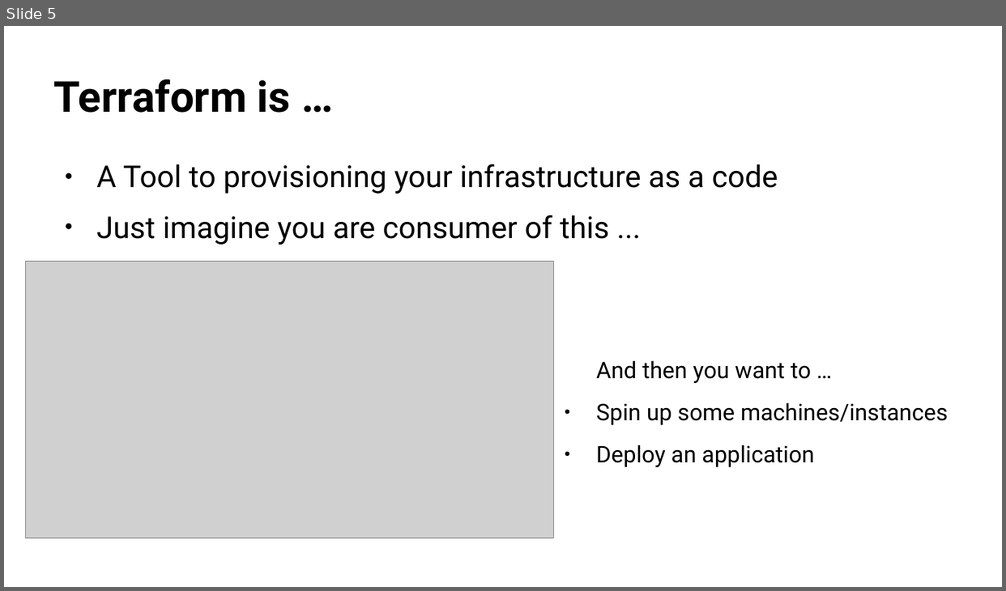
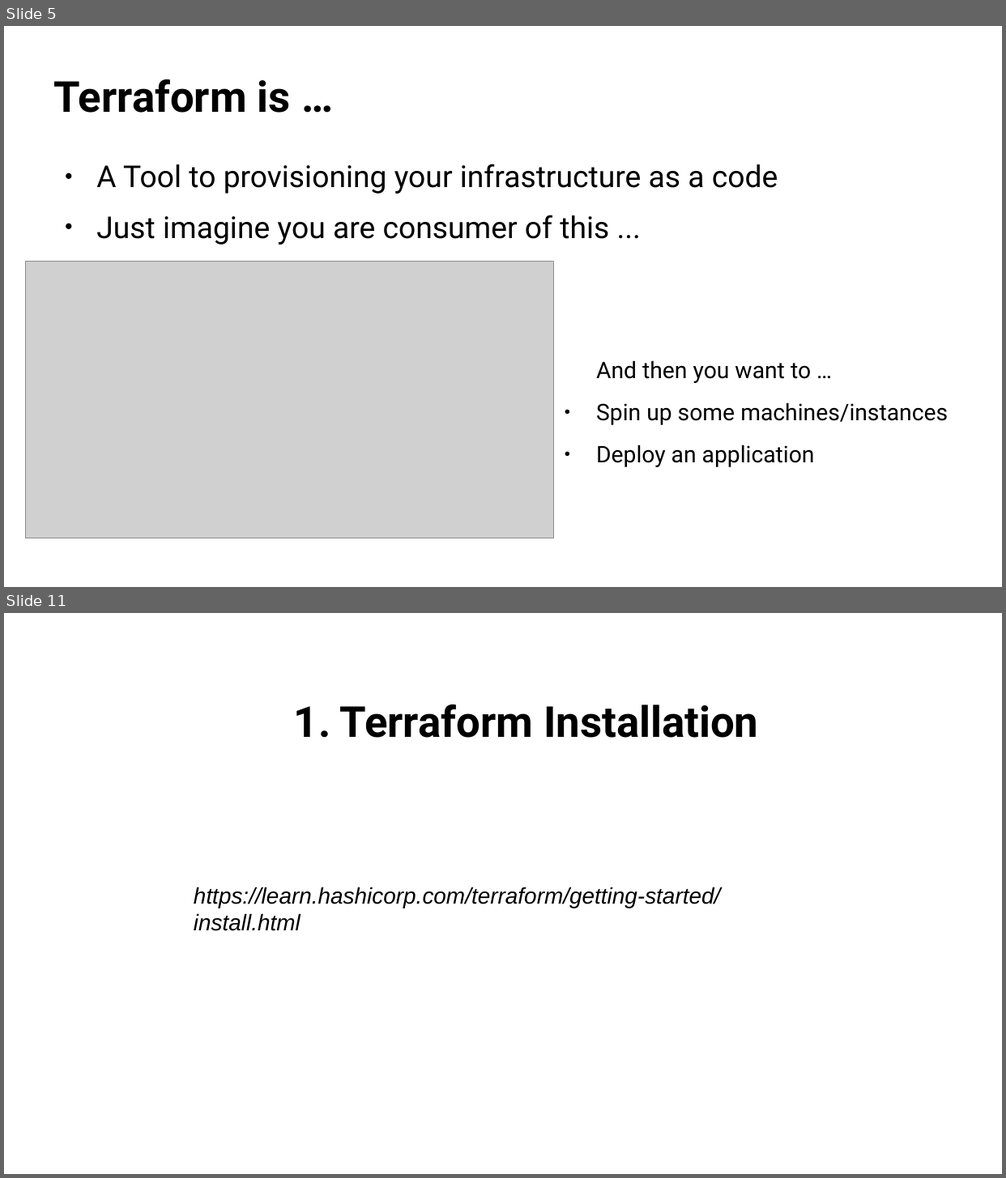
Before and after one commit to dhenandi/osas19-terraform, a slide deck: presentation/openSUSE Deployment on Linode using Terraform - Dhenandi Putra - oSAS19.odp. Shown one above the other, each under a label of ours: slide 5 before the commit, slides 5 and 11 after it; the slides between them are not shown. The pictures are 1006x591 and 1006x1178 pixels, drawn with LibreOffice and Linux fonts; fonts in the diff are those of the drawing; grey boxes stand for pictures; background and template pictures are left out. Boxes give left, top, right and bottom in pixels: in the first picture for what was removed or moved away, otherwise in the second. Text is boxed around its words. In the diff, an @@ line names an element or a change of style, - is before the commit and + after.

```diff
--- a/presentation/openSUSE Deployment on Linode using Terraform - Dhenandi Putra - oSAS19.odp
+++ b/presentation/openSUSE Deployment on Linode using Terraform - Dhenandi Putra - oSAS19.odp
@@ slide 11 added at (x1=4, y1=613, x2=1002, y2=1174), background #FFFFFF @@
@@ title added at (x1=294, y1=705, x2=758, y2=738), 34 pt, text #000000, bold @@
+1. Terraform Installation
@@ text added at (x1=194, y1=887, x2=720, y2=931), 18 pt, text #000000, italic @@
+https://learn.hashicorp.com/terraform/getting-started/install.html
```
Also in this commit, not shown: 3 slides changed, 8 other slides added, 6 other files.
